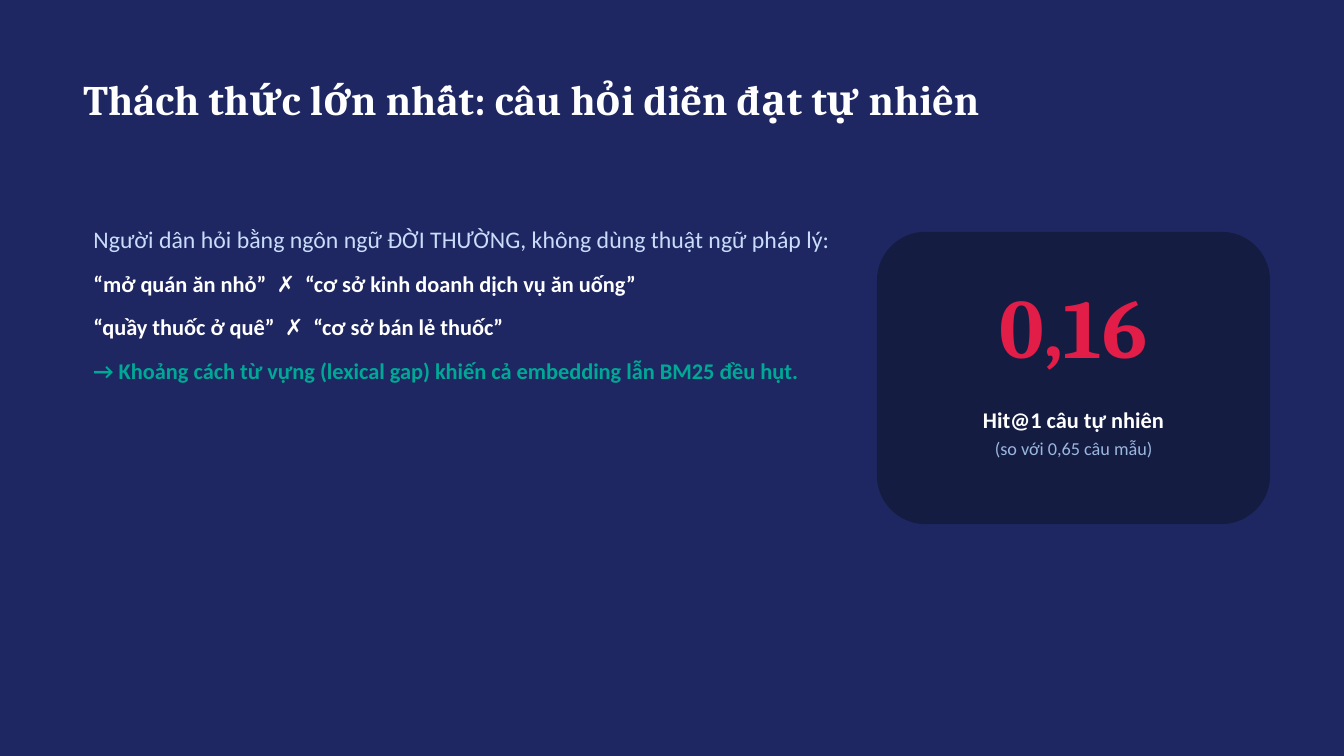
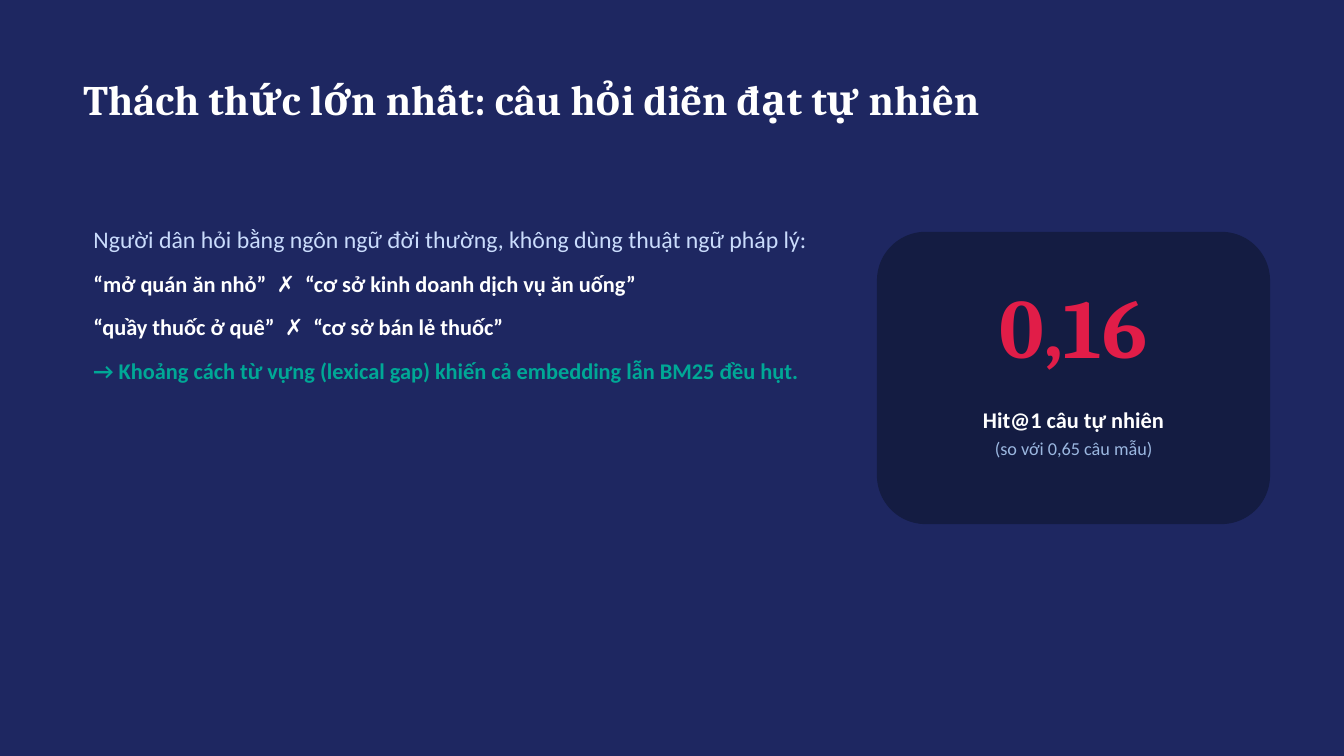
Before and after one commit to scorpion226/RAG-DATN, a slide deck: slide 9 of report/Slide_BaoVe_RAG_DATN.pptx. Drawn at 1344x756 pixels with LibreOffice and Linux fonts; fonts in the diff are those of the drawing. Boxes give left, top, right and bottom in pixels: in the first picture for what was removed or moved away, otherwise in the second. Text is boxed around its words. In the diff, an @@ line names an element or a change of style, - is before the commit and + after.

```diff
--- a/report/Slide_BaoVe_RAG_DATN.pptx
+++ b/report/Slide_BaoVe_RAG_DATN.pptx
@@ text at box(93, 229, 807, 252): text changed @@
-Người dân hỏi bằng ngôn ngữ ĐỜI THƯỜNG, không dùng thuật ngữ pháp lý:
+Người dân hỏi bằng ngôn ngữ đời thường, không dùng thuật ngữ pháp lý:
```
Also in this commit, not shown: 4 other slides changed, 4 other files.
